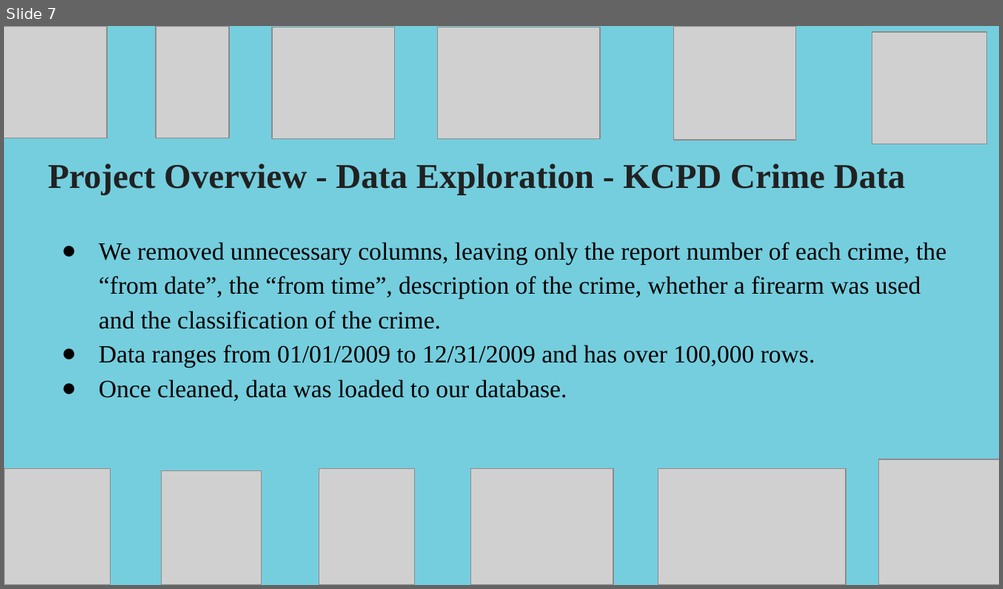
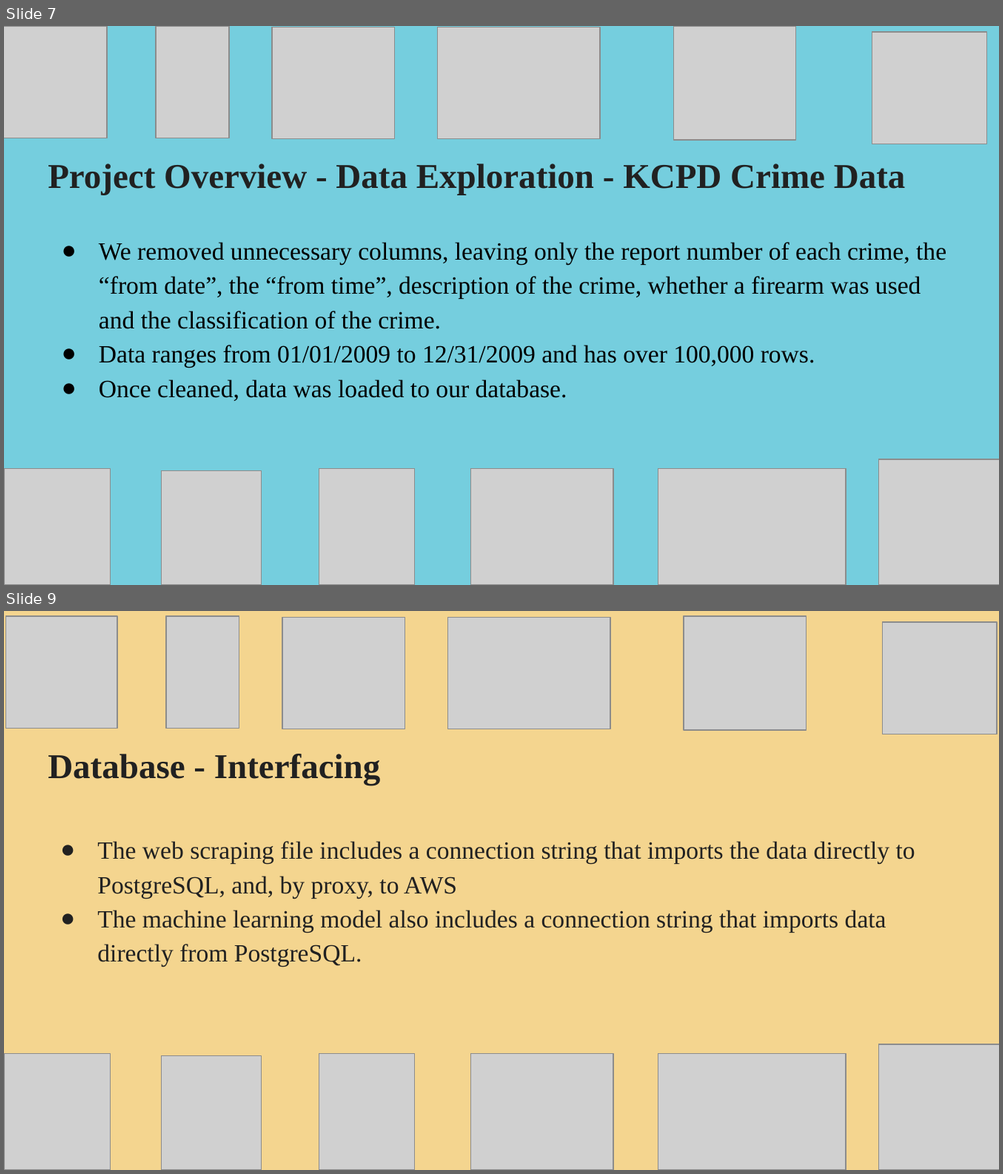
Before and after one commit to rulamia/Horrorscopes, a slide deck: HorrorscopesFinal.pptx. Shown one above the other, each under a label of ours: slide 7 before the commit, slides 7 and 9 after it; the slides between them are not shown. The pictures are 1003x589 and 1003x1174 pixels, drawn with LibreOffice and Linux fonts; fonts in the diff are those of the drawing; grey boxes stand for pictures. Boxes give left, top, right and bottom in pixels: in the first picture for what was removed or moved away, otherwise in the second. Text is boxed around its words. In the diff, an @@ line names an element or a change of style, - is before the commit and + after.

```diff
--- a/HorrorscopesFinal.pptx
+++ b/HorrorscopesFinal.pptx
@@ slide 9 added at (4, 611, 999, 1170), background #F4D58F @@
@@ group added at (6, 616, 996, 735): 6 pictures @@
@@ title added at (48, 754, 381, 786), 25.2 pt, text #212121, bold @@
+Database - Interfacing
@@ text added at (97, 841, 915, 967), 18 pt, text #212121 @@
+● The web scraping file includes a connection string that imports the data directly to PostgreSQL, and, by proxy, to AWS
+● The machine learning model also includes a connection string that imports data directly from PostgreSQL.
@@ group added at (4, 1045, 999, 1170): 6 pictures @@
```
Also in this commit, not shown: 12 other slides added, 2 slides removed.
